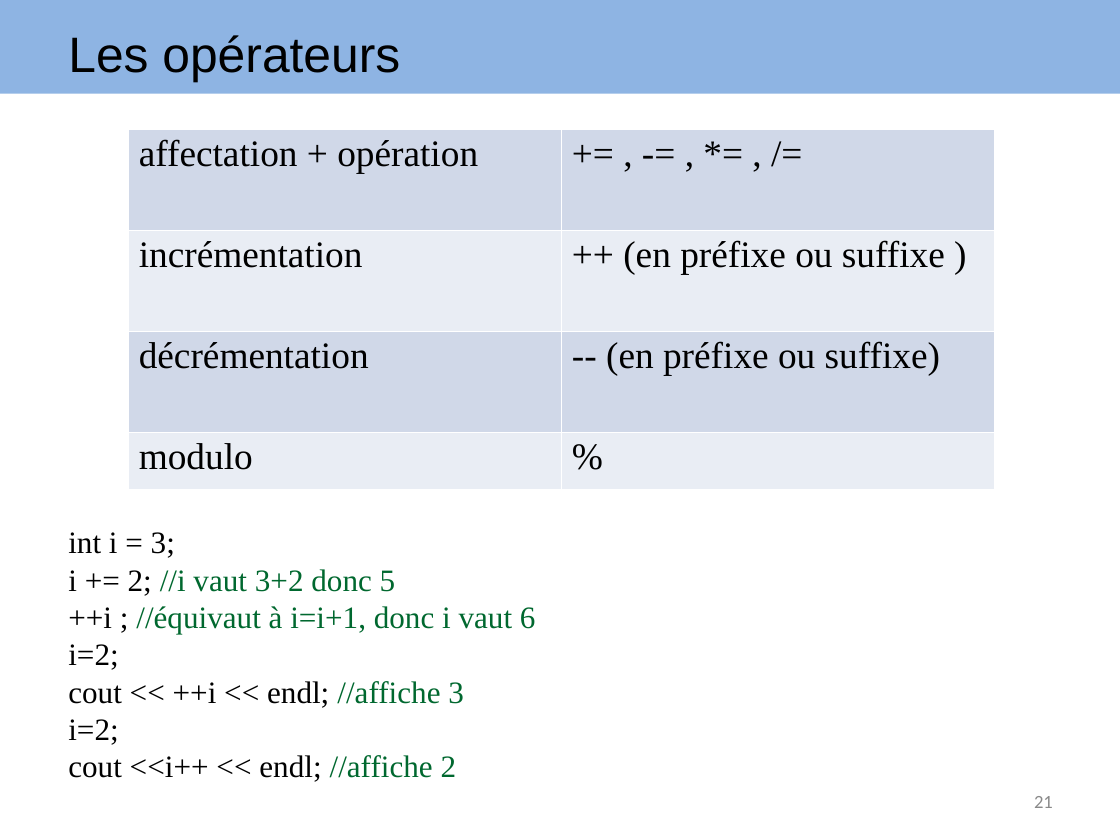
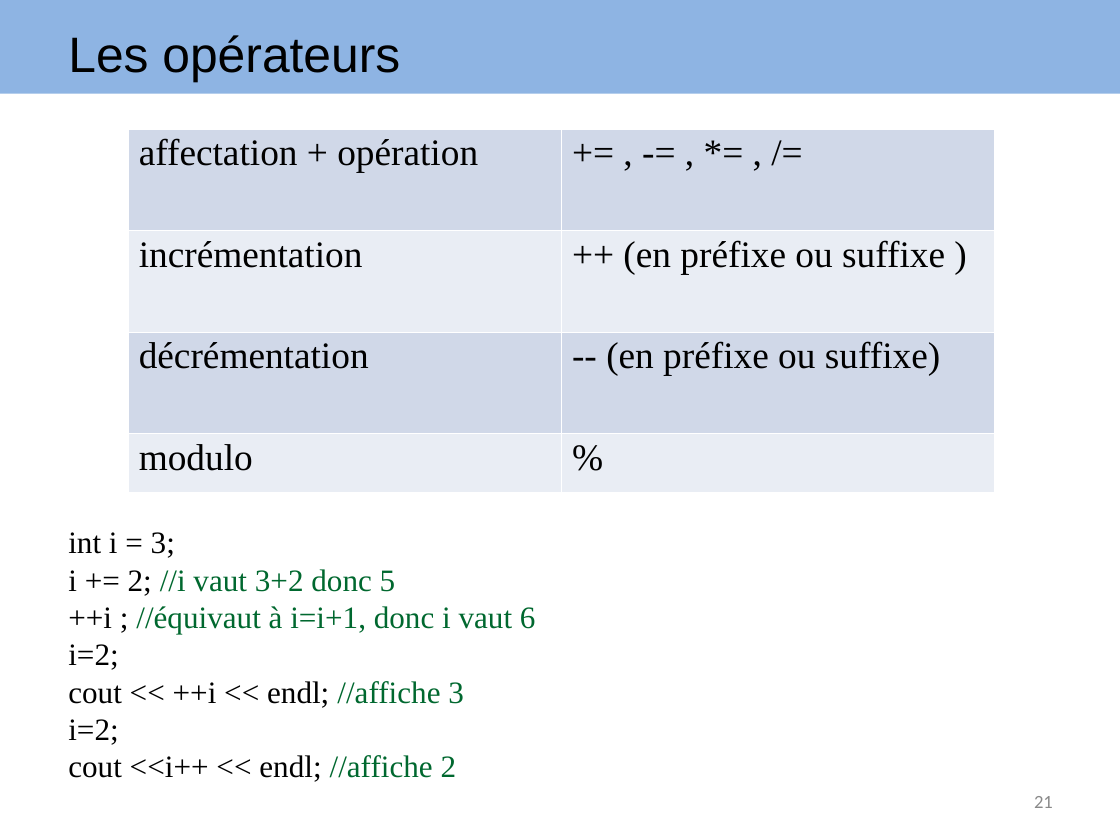
Before and after one commit to arnaudbirk/Formation-CPlusPlus, a slide deck: slide 21 of cours/Formation EVAFI C++.ppt. Drawn at 1120x840 pixels with LibreOffice and Linux fonts; fonts in the diff are those of the drawing. Boxes give left, top, right and bottom in pixels: in the first picture for what was removed or moved away, otherwise in the second. Text is boxed around its words. In the diff, an @@ line names an element or a change of style, - is before the commit and + after.

```diff
--- a/cours/Formation EVAFI C++.ppt
+++ b/cours/Formation EVAFI C++.ppt
@@ table at bbox=[128, 129, 995, 492] @@
@@ line spacing 0.96 to 0.94 @@
@@ borders changed @@
```
Also in this commit, not shown: 45 other slides changed, 1 slide added, 1 slide removed, 6 other files.
